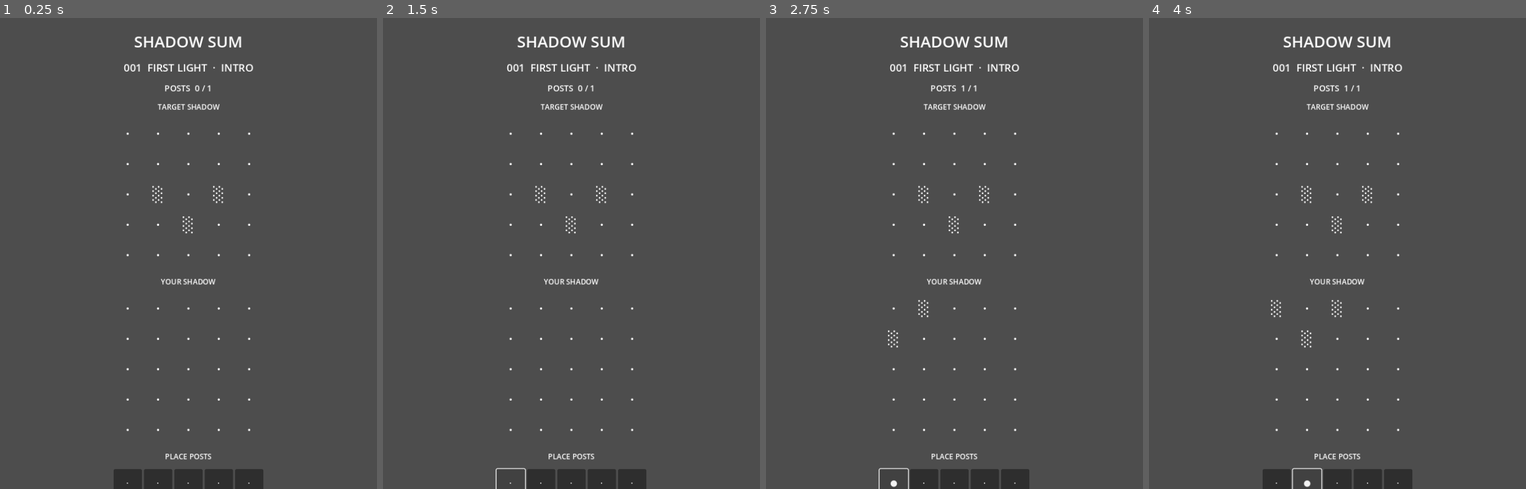
Above: before the commit, frames 1-4 (left to right).
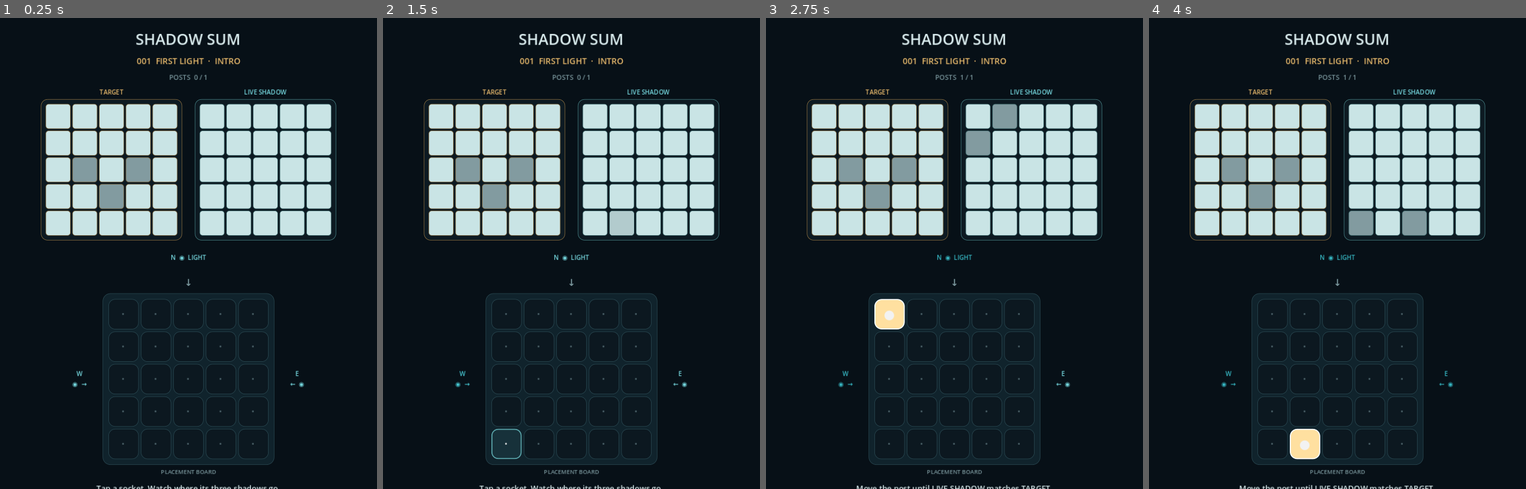
Above: after the commit, the same moments.

Repository: madowaku/shadow-sum
Game: Godot game, scene res://scenes/main.tscn
The game is run twice, just before and just after one commit, with the same random seed, the same clock (stepped at 60 frames per second) and the same inputs.
Inputs:
- Up to frame 1 (0.25 s): no input
- Up to frame 2 (1.5 s): click "·" at 0.5 s; click "●" at 1.25 s
- Up to frame 3 (2.75 s): click "·" at 2 s
- Up to frame 4 (4 s): click "●" at 2.75 s; click "·" at 3.5 s

The runs differ from the first frame. In frame 1, 100% of the frame differs, in the area x 0-100%, y 0-100%; in frame 2, 100%; in frame 3, 100%; in frame 4, 100%.

Commit message:
feat: turn Stage 001 into an optical toy

Diff:
--- a/src/main.gd
+++ b/src/main.gd
@@ -2,18 +2,36 @@
 
 const ShadowRules = preload("res://src/shadow_rules.gd")
 const STAGE_PATH := "res://data/stages_v0_1.json"
+
+const CELL_SIZE := 48.0
+const POST_CELL_SIZE := 58.0
+
+const COLOR_BG := Color("#071017")
+const COLOR_PANEL := Color("#0d1a22")
+const COLOR_PANEL_2 := Color("#10232c")
+const COLOR_LINE := Color("#26434c")
+const COLOR_TEXT := Color("#d9ebed")
+const COLOR_MUTED := Color("#78949a")
+const COLOR_CYAN := Color("#75d8df")
+const COLOR_CYAN_HOT := Color("#b7fbff")
+const COLOR_GOLD := Color("#e6b86b")
+const COLOR_GOLD_HOT := Color("#ffe0a0")
+const COLOR_DANGER := Color("#ef8d82")
 
 var stages: Array = []
 var stage_index := 0
 var posts: Array = []
-var clue_labels: Array = []
-var live_labels: Array = []
+var clue_cells: Array = []
+var live_cells: Array = []
 var post_buttons: Array = []
+var emitter_labels: Dictionary = {}
 
 var stage_label: Label
 var counter_label: Label
 var status_label: Label
 var next_button: Button
+var reset_button: Button
+var stage_solved := false
 
 func _ready() -> void:
 	_load_stages()
@@ -32,57 +50,115 @@
 		push_error("Stage JSON root must be an array.")
 
 func _build_ui() -> void:
+	var backdrop := ColorRect.new()
+	backdrop.color = COLOR_BG
+	backdrop.mouse_filter = Control.MOUSE_FILTER_IGNORE
+	backdrop.set_anchors_and_offsets_preset(Control.PRESET_FULL_RECT)
+	add_child(backdrop)
+
 	var margin := MarginContainer.new()
 	margin.set_anchors_and_offsets_preset(Control.PRESET_FULL_RECT)
-	margin.add_theme_constant_override("margin_left", 32)
-	margin.add_theme_constant_override("margin_right", 32)
-	margin.add_theme_constant_override("margin_top", 24)
-	margin.add_theme_constant_override("margin_bottom", 24)
+	margin.add_theme_constant_override("margin_left", 28)
+	margin.add_theme_constant_override("margin_right", 28)
+	margin.add_theme_constant_override("margin_top", 20)
+	margin.add_theme_constant_override("margin_bottom", 18)
 	add_child(margin)
 
 	var root := VBoxContainer.new()
-	root.add_theme_constant_override("separation", 14)
+	root.add_theme_constant_override("separation", 10)
 	margin.add_child(root)
 
 	var title := Label.new()
 	title.text = "SHADOW SUM"
 	title.horizontal_alignment = HORIZONTAL_ALIGNMENT_CENTER
-	title.add_theme_font_size_override("font_size", 30)
+	title.add_theme_color_override("font_color", COLOR_TEXT)
+	title.add_theme_font_size_override("font_size", 29)
 	root.add_child(title)
 
 	stage_label = Label.new()
 	stage_label.horizontal_alignment = HORIZONTAL_ALIGNMENT_CENTER
-	stage_label.add_theme_font_size_override("font_size", 20)
+	stage_label.add_theme_color_override("font_color", COLOR_GOLD)
+	stage_label.add_theme_font_size_override("font_size", 16)
 	root.add_child(stage_label)
 
 	counter_label = Label.new()
 	counter_label.horizontal_alignment = HORIZONTAL_ALIGNMENT_CENTER
+	counter_label.add_theme_color_override("font_color", COLOR_MUTED)
+	counter_label.add_theme_font_size_override("font_size", 13)
 	root.add_child(counter_label)
 
-	root.add_child(_section_label("TARGET SHADOW"))
-	var clue_grid := GridContainer.new()
-	clue_grid.columns = ShadowRules.BOARD_SIZE
-	clue_grid.size_flags_horizontal = Control.SIZE_SHRINK_CENTER
-	root.add_child(clue_grid)
-	_build_label_grid(clue_grid, clue_labels)
-
-	root.add_child(_section_label("YOUR SHADOW"))
-	var live_grid := GridContainer.new()
-	live_grid.columns = ShadowRules.BOARD_SIZE
-	live_grid.size_flags_horizontal = Control.SIZE_SHRINK_CENTER
-	root.add_child(live_grid)
-	_build_label_grid(live_grid, live_labels)
-
-	root.add_child(_section_label("PLACE POSTS"))
+	var screens := HBoxContainer.new()
+	screens.alignment = BoxContainer.ALIGNMENT_CENTER
+	screens.add_theme_constant_override("separation", 24)
+	root.add_child(screens)
+
+	screens.add_child(_build_shadow_screen("TARGET", clue_cells, COLOR_GOLD, true))
+	screens.add_child(_build_shadow_screen("LIVE SHADOW", live_cells, COLOR_CYAN, false))
+
+	var spacer := Control.new()
+	spacer.custom_minimum_size.y = 4
+	root.add_child(spacer)
+
+	var instrument := VBoxContainer.new()
+	instrument.alignment = BoxContainer.ALIGNMENT_CENTER
+	instrument.add_theme_constant_override("separation", 5)
+	root.add_child(instrument)
+
+	var north := _make_emitter("N  ◉  LIGHT", "N")
+	north.horizontal_alignment = HORIZONTAL_ALIGNMENT_CENTER
+	instrument.add_child(north)
+
+	var arrow_down := Label.new()
+	arrow_down.text = "↓"
+	arrow_down.horizontal_alignment = HORIZONTAL_ALIGNMENT_CENTER
+	arrow_down.add_theme_color_override("font_color", COLOR_MUTED)
+	arrow_down.add_theme_font_size_override("font_size", 18)
+	instrument.add_child(arrow_down)
+
+	var table_row := HBoxContainer.new()
+	table_row.alignment = BoxContainer.ALIGNMENT_CENTER
+	table_row.add_theme_constant_override("separation", 12)
+	instrument.add_child(table_row)
+
+	var west := _make_emitter("W\n◉  →", "W")
+	west.horizontal_alignment = HORIZONTAL_ALIGNMENT_CENTER
+	west.vertical_alignment = VERTICAL_ALIGNMENT_CENTER
+	table_row.add_child(west)
+
+	var board_panel := PanelContainer.new()
+	board_panel.add_theme_stylebox_override("panel", _panel_style(COLOR_PANEL_2, COLOR_LINE, 1, 14))
+	var board_margin := MarginContainer.new()
+	board_margin.add_theme_constant_override("margin_left", 10)
+	board_margin.add_theme_constant_override("margin_right", 10)
+	board_margin.add_theme_constant_override("margin_top", 10)
+	board_margin.add_theme_constant_override("margin_bottom", 10)
+	board_panel.add_child(board_margin)
 	var post_grid := GridContainer.new()
 	post_grid.columns = ShadowRules.BOARD_SIZE
-	post_grid.size_flags_horizontal = Control.SIZE_SHRINK_CENTER
-	root.add_child(post_grid)
+	post_grid.add_theme_constant_override("h_separation", 4)
+	post_grid.add_theme_constant_override("v_separation", 4)
+	board_margin.add_child(post_grid)
 	_build_post_grid(post_grid)
+	table_row.add_child(board_panel)
+
+	var east := _make_emitter("E\n←  ◉", "E")
+	east.horizontal_alignment = HORIZONTAL_ALIGNMENT_CENTER
+	east.vertical_alignment = VERTICAL_ALIGNMENT_CENTER
+	table_row.add_child(east)
+
+	var table_caption := Label.new()
+	table_caption.text = "PLACEMENT BOARD"
+	table_caption.horizontal_alignment = HORIZONTAL_ALIGNMENT_CENTER
+	table_caption.add_theme_color_override("font_color", COLOR_MUTED)
+	table_caption.add_theme_font_size_override("font_size", 11)
+	instrument.add_child(table_caption)
 
 	status_label = Label.new()
+	status_label.custom_minimum_size.y = 28
 	status_label.horizontal_alignment = HORIZONTAL_ALIGNMENT_CENTER
-	status_label.add_theme_font_size_override("font_size", 18)
+	status_label.vertical_alignment = VERTICAL_ALIGNMENT_CENTER
+	status_label.add_theme_color_override("font_color", COLOR_TEXT)
+	status_label.add_theme_font_size_override("font_size", 15)
 	root.add_child(status_label)
 
 	var buttons := HBoxContainer.new()
@@ -90,65 +166,114 @@
 	buttons.add_theme_constant_override("separation", 12)
 	root.add_child(buttons)
 
-	var reset_button := Button.new()
+	reset_button = Button.new()
 	reset_button.text = "RESET"
+	_style_footer_button(reset_button, false)
 	reset_button.pressed.connect(_reset_stage)
 	buttons.add_child(reset_button)
 
 	next_button = Button.new()
-	next_button.text = "NEXT"
+	next_button.text = "NEXT  ›"
+	_style_footer_button(next_button, true)
 	next_button.disabled = true
 	next_button.pressed.connect(_next_stage)
 	buttons.add_child(next_button)
 
-	var hint := Label.new()
-	hint.text = "· clear   ░ light   ▒ double   ▓ full   ? hidden"
-	hint.horizontal_alignment = HORIZONTAL_ALIGNMENT_CENTER
-	root.add_child(hint)
-
-func _section_label(text: String) -> Label:
+	var legend := Label.new()
+	legend.text = "bright  →  light shadow  →  double  →  full shadow"
+	legend.horizontal_alignment = HORIZONTAL_ALIGNMENT_CENTER
+	legend.add_theme_color_override("font_color", COLOR_MUTED)
+	legend.add_theme_font_size_override("font_size", 11)
+	root.add_child(legend)
+
+func _build_shadow_screen(title_text: String, store: Array, accent: Color, is_target: bool) -> Control:
+	var column := VBoxContainer.new()
+	column.add_theme_constant_override("separation", 5)
+
 	var label := Label.new()
-	label.text = text
+	label.text = title_text
 	label.horizontal_alignment = HORIZONTAL_ALIGNMENT_CENTER
-	label.add_theme_font_size_override("font_size", 14)
-	return label
-
-func _build_label_grid(grid: GridContainer, store: Array) -> void:
-	for i in ShadowRules.BOARD_SIZE * ShadowRules.BOARD_SIZE:
+	label.add_theme_color_override("font_color", accent)
+	label.add_theme_font_size_override("font_size", 12)
+	column.add_child(label)
+
+	var frame := PanelContainer.new()
+	frame.add_theme_stylebox_override("panel", _panel_style(COLOR_PANEL, accent.darkened(0.45), 1, 12))
+	column.add_child(frame)
+
+	var frame_margin := MarginContainer.new()
+	frame_margin.add_theme_constant_override("margin_left", 8)
+	frame_margin.add_theme_constant_override("margin_right", 8)
+	frame_margin.add_theme_constant_override("margin_top", 8)
+	frame_margin.add_theme_constant_override("margin_bottom", 8)
+	frame.add_child(frame_margin)
+
+	var grid := GridContainer.new()
+	grid.columns = ShadowRules.BOARD_SIZE
+	grid.add_theme_constant_override("h_separation", 3)
+	grid.add_theme_constant_override("v_separation", 3)
+	frame_margin.add_child(grid)
+	_build_screen_grid(grid, store, is_target)
+	return column
+
+func _build_screen_grid(grid: GridContainer, store: Array, is_target: bool) -> void:
+	for _i in ShadowRules.BOARD_SIZE * ShadowRules.BOARD_SIZE:
+		var cell := PanelContainer.new()
+		cell.custom_minimum_size = Vector2(CELL_SIZE, CELL_SIZE)
+		cell.mouse_filter = Control.MOUSE_FILTER_IGNORE
+		cell.add_theme_stylebox_override("panel", _shadow_style(0, false, is_target))
+
 		var label := Label.new()
-		label.custom_minimum_size = Vector2(54, 54)
 		label.horizontal_alignment = HORIZONTAL_ALIGNMENT_CENTER
 		label.vertical_alignment = VERTICAL_ALIGNMENT_CENTER
-		label.add_theme_font_size_override("font_size", 28)
-		label.text = "·"
-		grid.add_child(label)
-		store.append(label)
+		label.mouse_filter = Control.MOUSE_FILTER_IGNORE
+		label.add_theme_color_override("font_color", COLOR_MUTED)
+		label.add_theme_font_size_override("font_size", 19)
+		cell.add_child(label)
+		grid.add_child(cell)
+		store.append(cell)
 
 func _build_post_grid(grid: GridContainer) -> void:
 	for i in ShadowRules.BOARD_SIZE * ShadowRules.BOARD_SIZE:
 		var r := i / ShadowRules.BOARD_SIZE
 		var c := i % ShadowRules.BOARD_SIZE
 		var button := Button.new()
-		button.custom_minimum_size = Vector2(54, 54)
-		button.text = "·"
+		button.custom_minimum_size = Vector2(POST_CELL_SIZE, POST_CELL_SIZE)
+		button.text = ""
 		button.tooltip_text = "%s%d" % [String.chr(65 + c), r + 1]
+		button.focus_mode = Control.FOCUS_NONE
+		button.pivot_offset = Vector2(POST_CELL_SIZE * 0.5, POST_CELL_SIZE * 0.5)
 		button.pressed.connect(_toggle_post.bind(r, c))
 		grid.add_child(button)
 		post_buttons.append(button)
+		_apply_post_button_style(button, false)
+
+func _make_emitter(text_value: String, key: String) -> Label:
+	var label := Label.new()
+	label.text = text_value
+	label.custom_minimum_size = Vector2(64, 42)
+	label.add_theme_color_override("font_color", COLOR_CYAN)
+	label.add_theme_font_size_override("font_size", 12)
+	emitter_labels[key] = label
+	return label
 
 func _load_stage(index: int) -> void:
 	if stages.is_empty():
 		return
 	stage_index = clampi(index, 0, stages.size() - 1)
 	posts = ShadowRules.make_empty_posts()
+	stage_solved = false
 	var stage: Dictionary = stages[stage_index]
 	stage_label.text = "%03d  %s  ·  %s" % [int(stage["id"]), String(stage["title"]), String(stage["tier"])]
 	next_button.disabled = true
+	_reset_screen_transforms()
 	_update_all()
 
 func _reset_stage() -> void:
 	posts = ShadowRules.make_empty_posts()
+	stage_solved = false
 	next_button.disabled = true
+	_reset_screen_transforms()
 	_update_all()
 
 func _next_stage() -> void:
@@ -158,13 +283,24 @@
 	_load_stage(stage_index + 1)
 
 func _toggle_post(r: int, c: int) -> void:
+	if stage_solved:
+		return
 	var stage: Dictionary = stages[stage_index]
 	var required := int(stage["posts"])
-	if not posts[r][c] and ShadowRules.count_posts(posts) >= required:
-		status_label.text = "Remove a post before placing another."
-		return
-	posts[r][c] = not posts[r][c]
+	var adding := not bool(posts[r][c])
+	if adding and ShadowRules.count_posts(posts) >= required:
+		status_label.text = "All posts are in use. Tap one to move it."
+		_flash_status(COLOR_DANGER)
+		return
+
+	posts[r][c] = adding
+	var was_solved := stage_solved
 	_update_all()
+	_animate_post_press(r, c, adding)
+	_animate_shadow_projection(r, c, adding)
+
+	if stage_solved and not was_solved:
+		_play_solve_beat()
 
 func _update_all() -> void:
 	if stages.is_empty():
@@ -181,17 +317,220 @@
 		for c in ShadowRules.BOARD_SIZE:
 			var i := r * ShadowRules.BOARD_SIZE + c
 			var clue := int(clues[r][c])
-			clue_labels[i].text = "?" if clue < 0 else ShadowRules.glyph(clue)
-			live_labels[i].text = ShadowRules.glyph(int(shadow[r][c]))
-			post_buttons[i].text = "●" if posts[r][c] else "·"
+			_update_clue_cell(clue_cells[i], clue)
+			_update_live_cell(live_cells[i], int(shadow[r][c]))
+			_apply_post_button_style(post_buttons[i], bool(posts[r][c]))
+			post_buttons[i].disabled = stage_solved
 
 	var shadows_match := ShadowRules.matches_visible_clues(shadow, clues)
-	var solved := placed == required and shadows_match
-	if solved:
-		status_label.text = "SHADOW COMPLETE  ◑"
-		next_button.disabled = false
+	stage_solved = placed == required and shadows_match
+	next_button.disabled = not stage_solved
+
+	if stage_solved:
+		status_label.text = "SHADOW COMPLETE"
+		status_label.add_theme_color_override("font_color", COLOR_GOLD_HOT)
+		for button in post_buttons:
+			button.disabled = true
+	elif int(stage["id"]) == 1 and placed == 0:
+		status_label.text = "Tap a socket. Watch where its three shadows go."
+		status_label.add_theme_color_override("font_color", COLOR_TEXT)
+	elif int(stage["id"]) == 1:
+		status_label.text = "Move the post until LIVE SHADOW matches TARGET."
+		status_label.add_theme_color_override("font_color", COLOR_TEXT)
 	elif placed == required:
-		status_label.text = "The shadow does not match yet."
+		status_label.text = "Close. Move a post and watch the light recompute."
+		status_label.add_theme_color_override("font_color", COLOR_TEXT)
 	else:
-		status_label.text = "Shape the target shadow."
-		next_button.disabled = true
+		status_label.text = "Shape the observed shadow."
+		status_label.add_theme_color_override("font_color", COLOR_TEXT)
+
+func _update_clue_cell(cell: PanelContainer, clue: int) -> void:
+	var label := cell.get_child(0) as Label
+	if clue < 0:
+		cell.add_theme_stylebox_override("panel", _shadow_style(0, true, true))
+		label.text = "?"
+		label.add_theme_color_override("font_color", COLOR_MUTED)
+	else:
+		cell.add_theme_stylebox_override("panel", _shadow_style(clue, false, true))
+		label.text = ""
+
+func _update_live_cell(cell: PanelContainer, value: int) -> void:
+	var label := cell.get_child(0) as Label
+	cell.add_theme_stylebox_override("panel", _shadow_style(value, false, false))
+	label.text = ""
+
+func _apply_post_button_style(button: Button, occupied: bool) -> void:
+	if occupied:
+		button.text = "●"
+		button.add_theme_color_override("font_color", Color("#162129"))
+		button.add_theme_font_size_override("font_size", 24)
+		button.add_theme_stylebox_override("normal", _panel_style(COLOR_GOLD, COLOR_GOLD_HOT, 2, 13))
+		button.add_theme_stylebox_override("hover", _panel_style(COLOR_GOLD_HOT, Color.WHITE, 2, 13))
+		button.add_theme_stylebox_override("pressed", _panel_style(COLOR_GOLD.darkened(0.16), COLOR_GOLD_HOT, 2, 13))
+	else:
+		button.text = "·"
+		button.add_theme_color_override("font_color", COLOR_LINE.lightened(0.2))
+		button.add_theme_font_size_override("font_size", 22)
+		button.add_theme_stylebox_override("normal", _panel_style(Color("#0c1820"), COLOR_LINE, 1, 12))
+		button.add_theme_stylebox_override("hover", _panel_style(Color("#17313a"), COLOR_CYAN.darkened(0.25), 2, 12))
+		button.add_theme_stylebox_override("pressed", _panel_style(Color("#1d3d47"), COLOR_CYAN, 2, 12))
+
+func _animate_post_press(r: int, c: int, adding: bool) -> void:
+	var i := r * ShadowRules.BOARD_SIZE + c
+	var button: Button = post_buttons[i]
+	button.scale = Vector2(0.82, 0.82) if adding else Vector2(1.10, 1.10)
+	var tween := create_tween()
+	tween.tween_property(button, "scale", Vector2.ONE, 0.22).set_trans(Tween.TRANS_BACK).set_ease(Tween.EASE_OUT)
+
+func _animate_shadow_projection(r: int, c: int, adding: bool) -> void:
+	var projections: Array = [
+		{"r": r + 1, "c": c, "emitter": "N", "direction": "down", "delay": 0.00},
+		{"r": r, "c": c + 1, "emitter": "W", "direction": "right", "delay": 0.035},
+		{"r": r, "c": c - 1, "emitter": "E", "direction": "left", "delay": 0.070},
+	]
+	for projection in projections:
+		var pr := int(projection["r"])
+		var pc := int(projection["c"])
+		if pr < 0 or pr >= ShadowRules.BOARD_SIZE or pc < 0 or pc >= ShadowRules.BOARD_SIZE:
+			continue
+		var index := pr * ShadowRules.BOARD_SIZE + pc
+		_animate_shadow_cell(live_cells[index], String(projection["direction"]), float(projection["delay"]), adding)
+		_pulse_emitter(String(projection["emitter"]), float(projection["delay"]))
+
+func _animate_shadow_cell(cell: PanelContainer, direction: String, delay: float, adding: bool) -> void:
+	cell.modulate = Color(1, 1, 1, 0.30 if adding else 0.62)
+	if adding:
+		match direction:
+			"left":
+				cell.pivot_offset = Vector2(CELL_SIZE, CELL_SIZE * 0.5)
+				cell.scale = Vector2(0.08, 1.0)
+			"right":
+				cell.pivot_offset = Vector2(0.0, CELL_SIZE * 0.5)
+				cell.scale = Vector2(0.08, 1.0)
+			_:
+				cell.pivot_offset = Vector2(CELL_SIZE * 0.5, 0.0)
+				cell.scale = Vector2(1.0, 0.08)
+	else:
+		cell.pivot_offset = Vector2(CELL_SIZE * 0.5, CELL_SIZE * 0.5)
+		cell.scale = Vector2(1.06, 1.06)
+
+	var tween := create_tween()
+	tween.tween_interval(delay)
+	tween.tween_property(cell, "scale", Vector2.ONE, 0.19).set_trans(Tween.TRANS_QUAD).set_ease(Tween.EASE_OUT)
+	tween.parallel().tween_property(cell, "modulate", Color.WHITE, 0.22)
+
+func _pulse_emitter(key: String, delay: float) -> void:
+	if not emitter_labels.has(key):
+		return
+	var emitter := emitter_labels[key] as Label
+	var tween := create_tween()
+	tween.tween_interval(delay)
+	tween.tween_property(emitter, "modulate", COLOR_CYAN_HOT, 0.06)
+	tween.tween_property(emitter, "modulate", COLOR_CYAN, 0.18)
+
+func _play_solve_beat() -> void:
+	_reveal_hidden_target_cells()
+	for i in live_cells.size():
+		var cell := live_cells[i] as PanelContainer
+		var tween := create_tween()
+		tween.tween_interval(0.18 + float(i) * 0.012)
+		tween.tween_property(cell, "modulate", COLOR_GOLD_HOT, 0.08)
+		tween.tween_property(cell, "modulate", Color.WHITE, 0.20)
+
+	var status_tween := create_tween()
+	status_label.scale = Vector2(0.92, 0.92)
+	status_label.pivot_offset = status_label.size * 0.5
+	status_tween.tween_property(status_label, "scale", Vector2(1.08, 1.08), 0.12).set_trans(Tween.TRANS_BACK)
+	status_tween.tween_property(status_label, "scale", Vector2.ONE, 0.18)
+
+func _reveal_hidden_target_cells() -> void:
+	var stage: Dictionary = stages[stage_index]
+	var solution_posts := ShadowRules.make_empty_posts()
+	for code_value in stage["solution"]:
+		var code := String(code_value)
+		if code.length() < 2:
+			continue
+		var c := code.unicode_at(0) - 65
+		var r := int(code.substr(1)) - 1
+		if r >= 0 and r < ShadowRules.BOARD_SIZE and c >= 0 and c < ShadowRules.BOARD_SIZE:
+			solution_posts[r][c] = true
+	var full_shadow := ShadowRules.compute_shadow(solution_posts)
+	var clues: Array = stage["clues"]
+	for r in ShadowRules.BOARD_SIZE:
+		for c in ShadowRules.BOARD_SIZE:
+			if int(clues[r][c]) >= 0:
+				continue
+			var i := r * ShadowRules.BOARD_SIZE + c
+			var cell := clue_cells[i] as PanelContainer
+			var label := cell.get_child(0) as Label
+			cell.add_theme_stylebox_override("panel", _shadow_style(int(full_shadow[r][c]), false, true))
+			label.text = ""
+			cell.modulate = Color(1, 1, 1, 0.25)
+			var tween := create_tween()
+			tween.tween_interval(0.12 + float(i) * 0.010)
+			tween.tween_property(cell, "modulate", Color.WHITE, 0.20)
+
+func _reset_screen_transforms() -> void:
+	for cell_value in live_cells:
+		var cell := cell_value as PanelContainer
+		cell.scale = Vector2.ONE
+		cell.modulate = Color.WHITE
+	for cell_value in clue_cells:
+		var cell := cell_value as PanelContainer
+		cell.scale = Vector2.ONE
+		cell.modulate = Color.WHITE
+	for button_value in post_buttons:
+		var button := button_value as Button
+		button.scale = Vector2.ONE
+		button.disabled = false
+
+func _flash_status(color: Color) -> void:
+	status_label.modulate = color
+	var tween := create_tween()
+	tween.tween_property(status_label, "modulate", Color.WHITE, 0.25)
+
+func _style_footer_button(button: Button, primary: bool) -> void:
+	button.custom_minimum_size = Vector2(118, 38)
+	button.focus_mode = Control.FOCUS_NONE
+	var base := COLOR_GOLD if primary else Color("#14242c")
+	var border := COLOR_GOLD_HOT if primary else COLOR_LINE
+	var text_color := Color("#172129") if primary else COLOR_TEXT
+	button.add_theme_color_override("font_color", text_color)
+	button.add_theme_color_override("font_disabled_color", COLOR_MUTED.darkened(0.35))
+	button.add_theme_stylebox_override("normal", _panel_style(base, border, 1, 10))
+	button.add_theme_stylebox_override("hover", _panel_style(base.lightened(0.10), border.lightened(0.10), 2, 10))
+	button.add_theme_stylebox_override("pressed", _panel_style(base.darkened(0.12), border, 2, 10))
+	button.add_theme_stylebox_override("disabled", _panel_style(Color("#0b151b"), Color("#1d3037"), 1, 10))
+
+func _shadow_style(value: int, hidden: bool, is_target: bool) -> StyleBoxFlat:
+	var color: Color
+	if hidden:
+		color = Color("#213039")
+	else:
+		match value:
+			0:
+				color = Color("#c9e4e5")
+			1:
+				color = Color("#829ba0")
+			2:
+				color = Color("#465b61")
+			3:
+				color = Color("#13262d")
+			_:
+				color = Color("#213039")
+	var border := COLOR_GOLD.darkened(0.50) if is_target else COLOR_CYAN.darkened(0.58)
+	return _panel_style(color, border, 1, 5)
+
+func _panel_style(background: Color, border: Color, border_width: int, radius: int) -> StyleBoxFlat:
+	var style := StyleBoxFlat.new()
+	style.bg_color = background
+	style.border_color = border
+	style.border_width_left = border_width
+	style.border_width_top = border_width
+	style.border_width_right = border_width
+	style.border_width_bottom = border_width
+	style.corner_radius_top_left = radius
+	style.corner_radius_top_right = radius
+	style.corner_radius_bottom_left = radius
+	style.corner_radius_bottom_right = radius
+	return style
